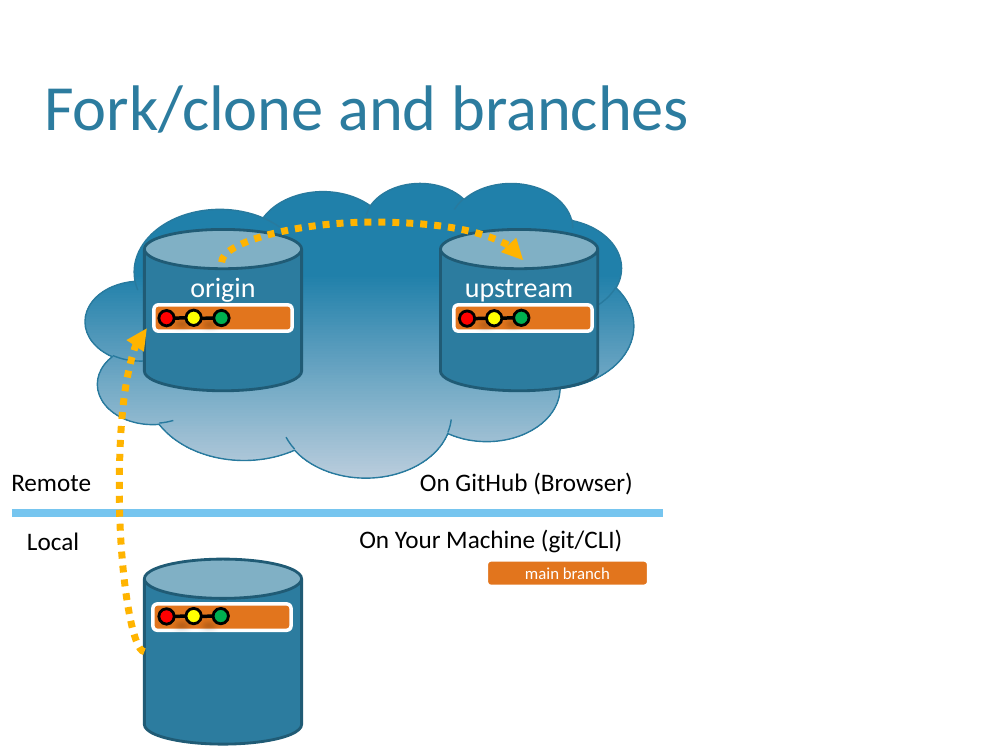
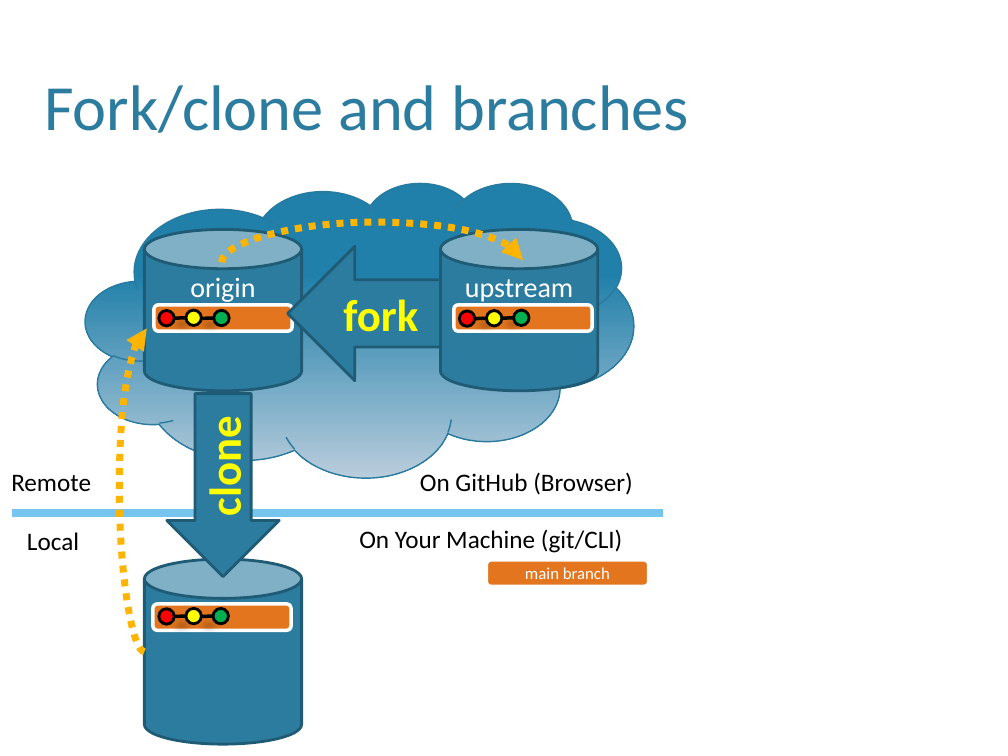
Before and after one commit to wpgoble/comp190, a slide deck: slide 15 of docs/materials/07-GitHub-OLD-copy.pptx. Drawn at 1008x756 pixels with LibreOffice and Linux fonts; fonts in the diff are those of the drawing; background and template pictures are left out. Boxes give left, top, right and bottom in pixels: in the first picture for what was removed or moved away, otherwise in the second. Text is boxed around its words. In the diff, an @@ line names an element or a change of style, - is before the commit and + after.

```diff
--- a/docs/materials/07-GitHub-OLD-copy.pptx
+++ b/docs/materials/07-GitHub-OLD-copy.pptx
@@ left arrow added at bbox=[287, 246, 440, 380], fill #2C7C9F, outline #215C76 2 pt, 32 pt, text #FFFF00, bold @@
+fork
@@ left arrow added at bbox=[167, 394, 279, 577], fill #2C7C9F, outline #215C76 2 pt, 32 pt, text #FFFF00, bold @@
+clone
```
Also in this commit, not shown: 5 other slides changed.
